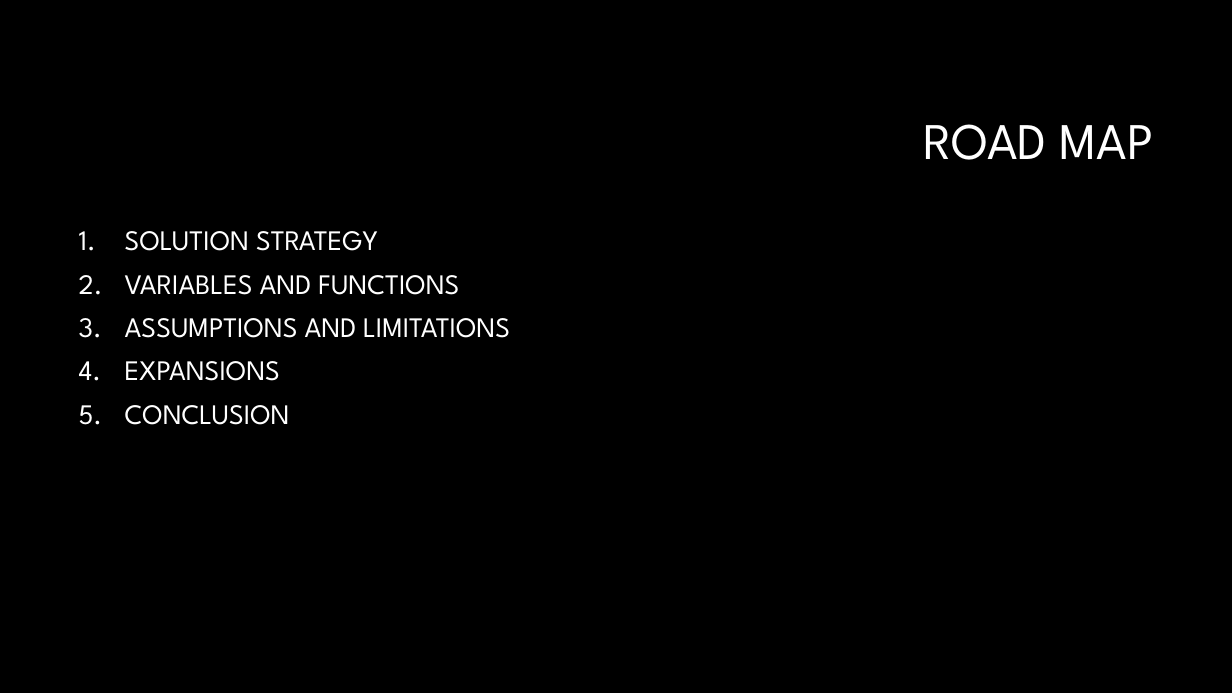
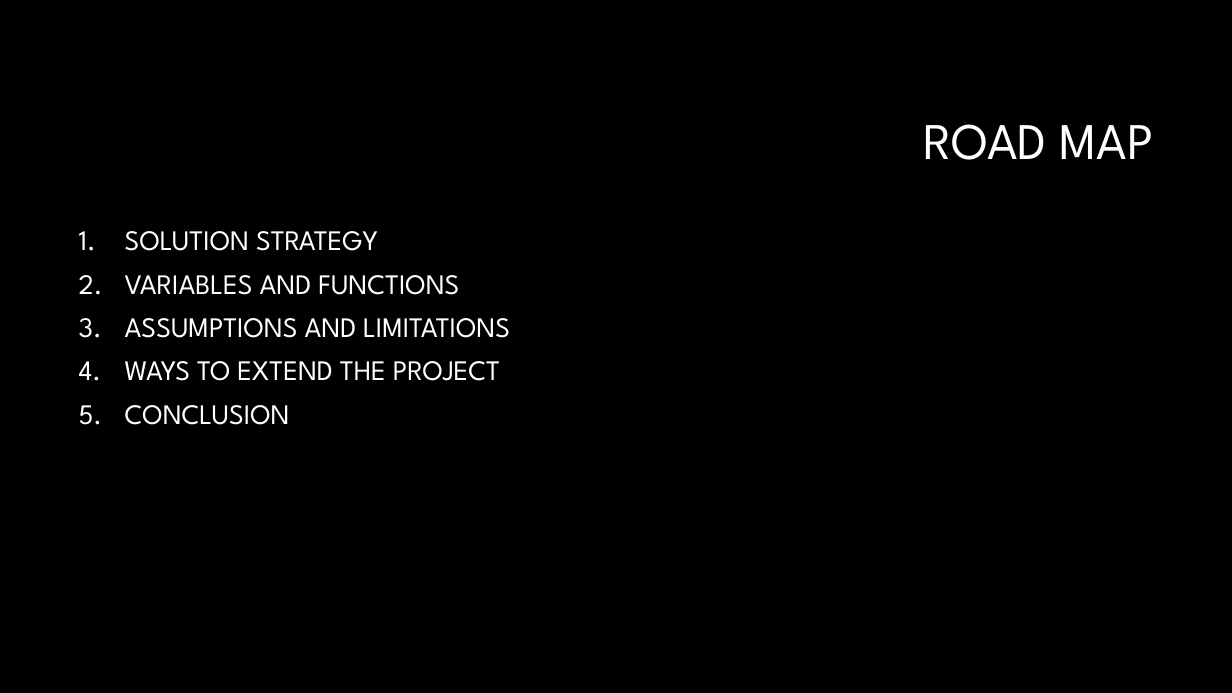
Before and after one commit to Nakul-27/SCUDEM-Populations, a slide deck: slide 2 of SCUDEM Presentation.pptx. Drawn at 1232x693 pixels with LibreOffice and Linux fonts; fonts in the diff are those of the drawing; background and template pictures are left out. Boxes give left, top, right and bottom in pixels: in the first picture for what was removed or moved away, otherwise in the second. Text is boxed around its words. In the diff, an @@ line names an element or a change of style, - is before the commit and + after.

Commit message:
Finished Presentation

```diff
--- a/SCUDEM Presentation.pptx
+++ b/SCUDEM Presentation.pptx
@@ text at (125,361,500,381): text changed @@
-4. EXPANSIONS
+4. WAYS TO EXTEND THE PROJECT
```
Also in this commit, not shown: 2 slides added, 1 other file.
